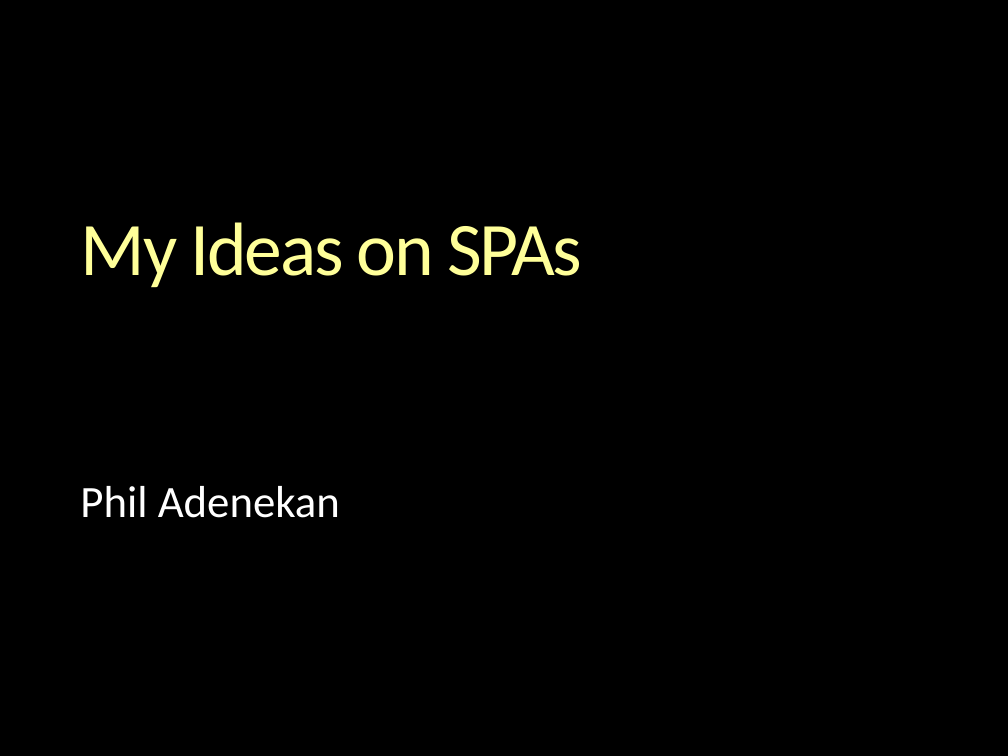
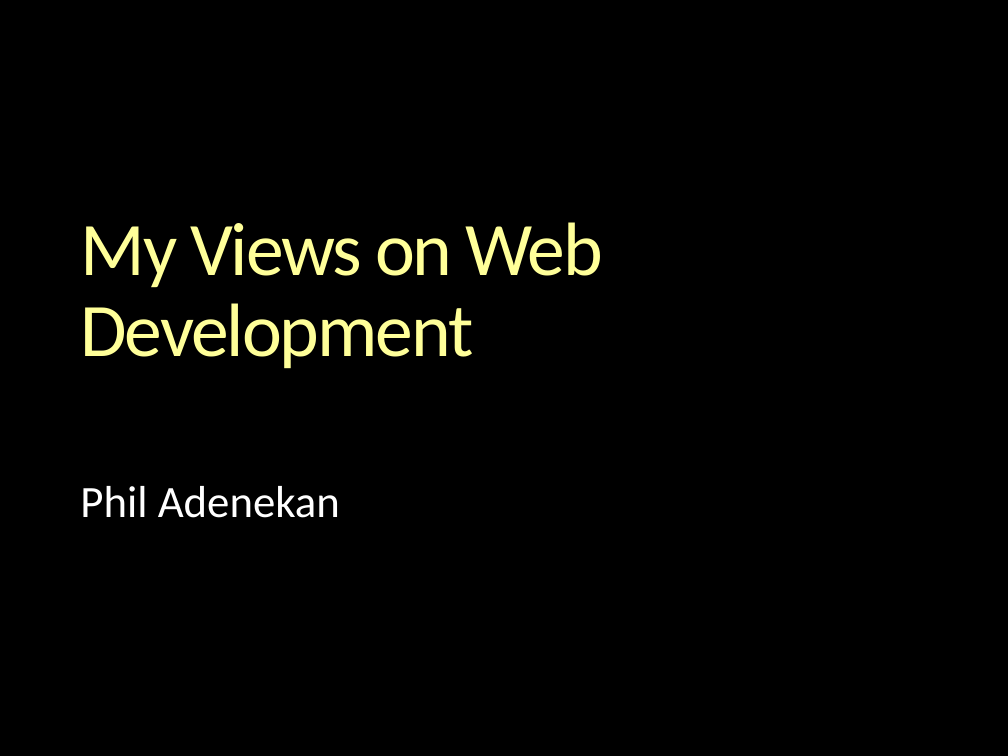
Before and after one commit to zoldello/mjjAlbumImageGallery, a slide deck: slide 1 of MySPAStyle.pptx. Drawn at 1008x756 pixels with LibreOffice and Linux fonts; fonts in the diff are those of the drawing; background and template pictures are left out. Boxes give left, top, right and bottom in pixels: in the first picture for what was removed or moved away, otherwise in the second. Text is boxed around its words. In the diff, an @@ line names an element or a change of style, - is before the commit and + after.

```diff
--- a/MySPAStyle.pptx
+++ b/MySPAStyle.pptx
@@ title at [80, 222, 603, 369]: text changed @@
-My Ideas on SPAs
+My Views on Web Development
```
Also in this commit, not shown: 7 other slides changed.
